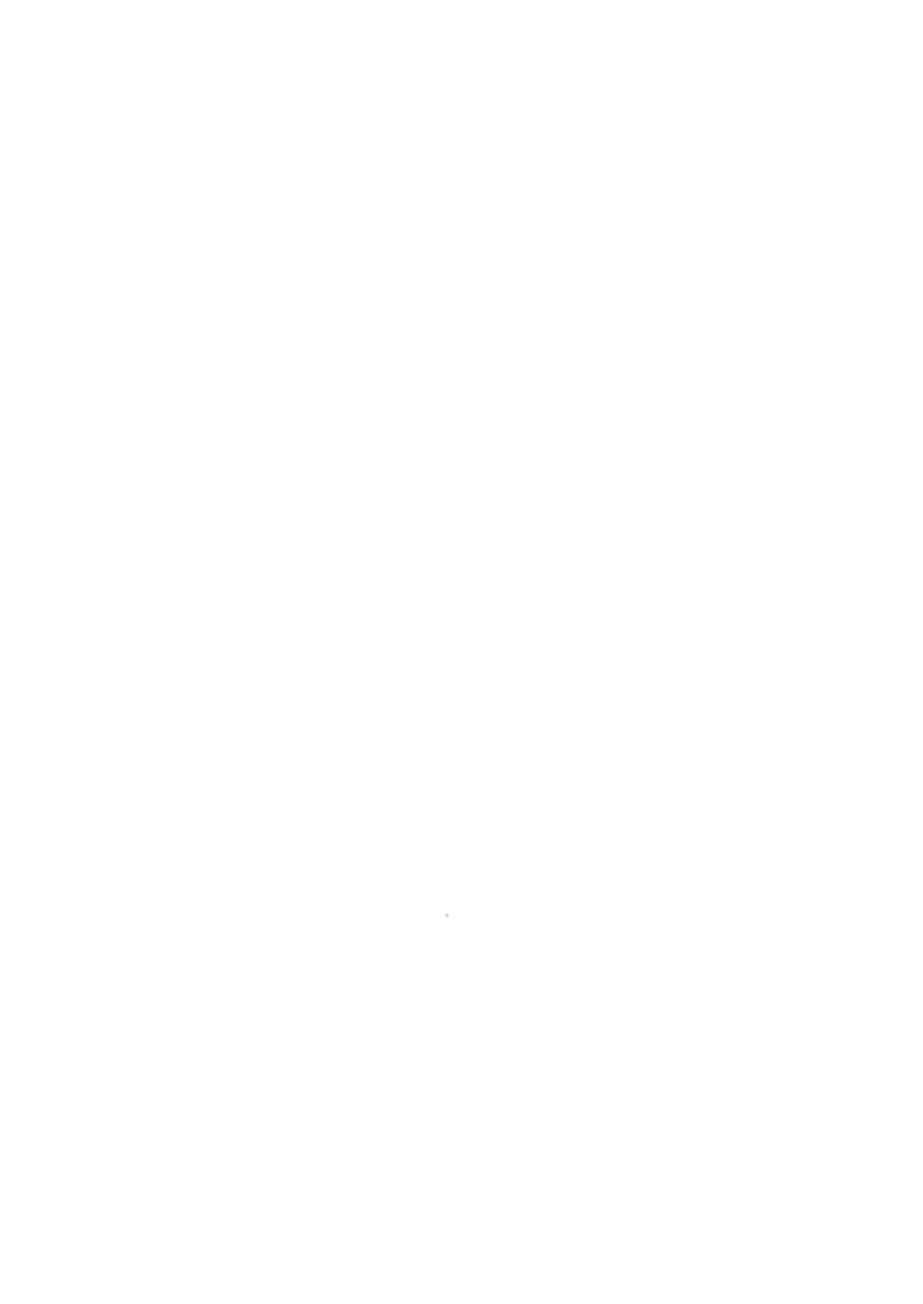
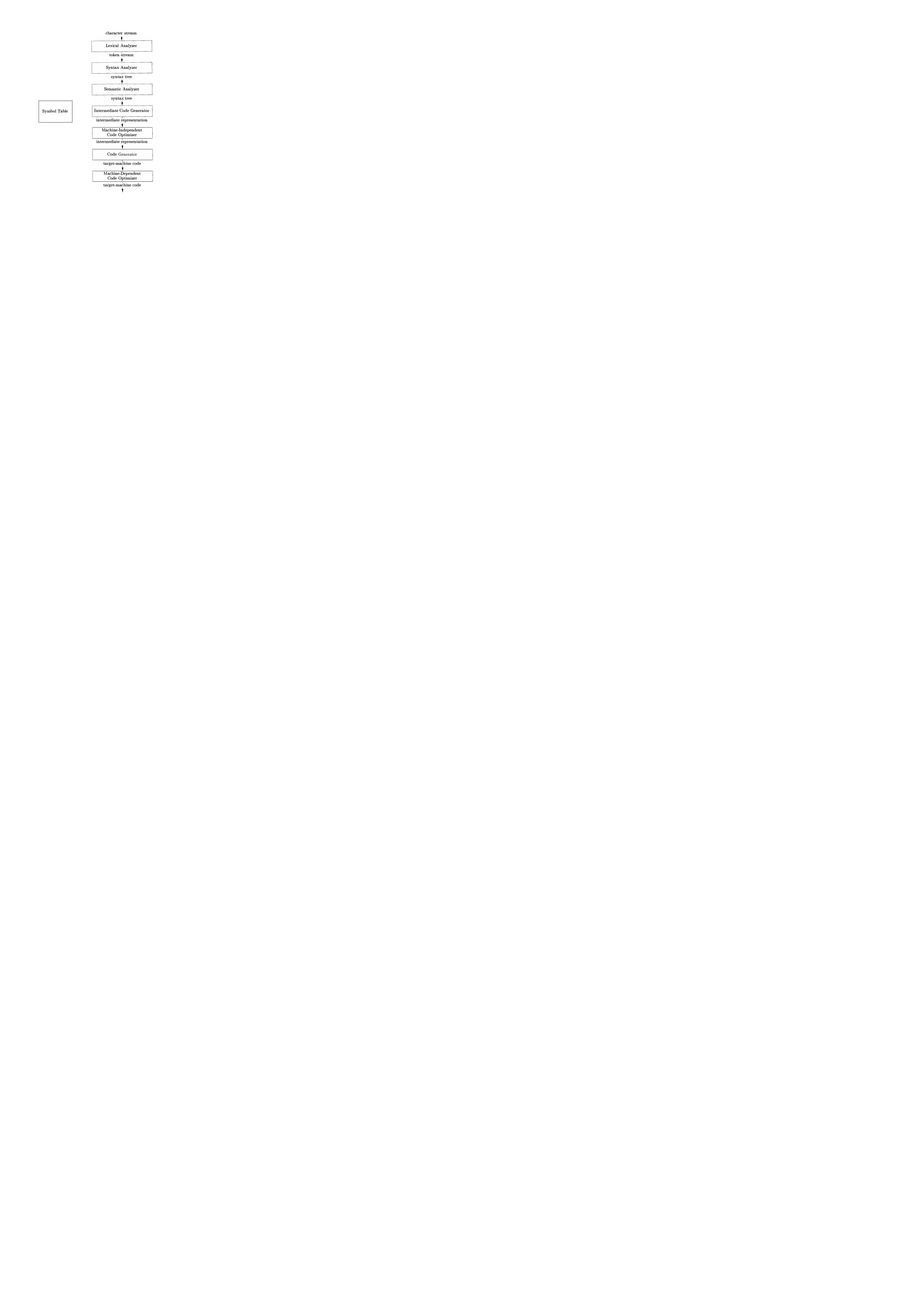
The second 923px x 1304px image is a revision of the first. Changes to its layers:
added layer "Pasted Layer" above "Background" over [38, 31, 153, 193]
painted on "Background" over [444, 913, 450, 919]
